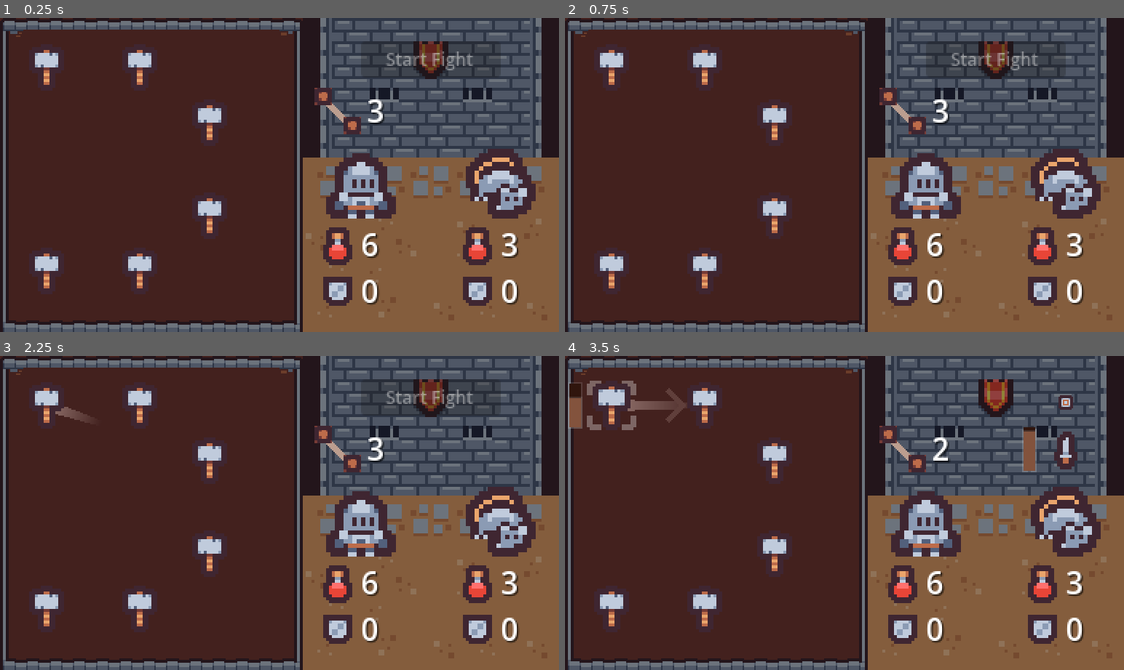
Above: before the commit, frames 1-4 (two rows, left to right).
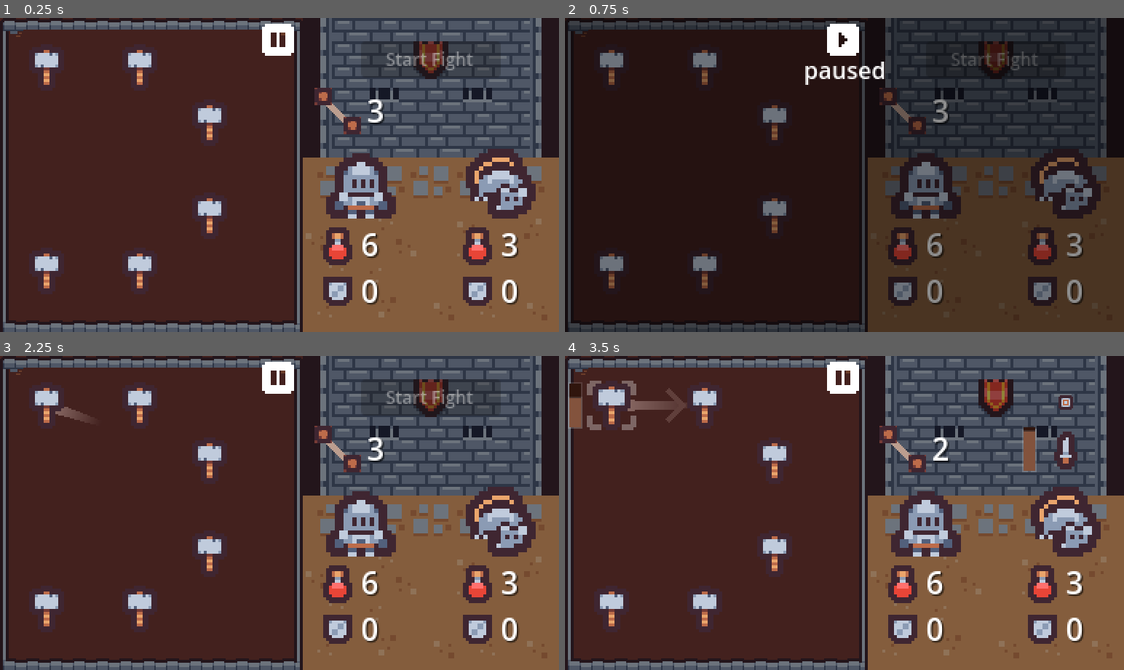
Above: after the commit, the same moments.

Repository: guladam/kenney_jam_2024
Game: Godot game, scene res://scenes/run/run.tscn
The game is run twice, just before and just after one commit, with the same random seed, the same clock (stepped at 60 frames per second) and the same inputs.
Inputs (mouse positions are in pixels of both pictures, inside the frame that each line leads up to):
- Up to frame 1 (0.25 s): no input
- Up to frame 2 (0.75 s): click (844, 39) at 0.52 s
- Up to frame 3 (2.25 s): click (279, 377) at 1.27 s; tap Enter at 2 s; drag from (44, 406) to (212, 459) at 2.02 s
- Up to frame 4 (3.5 s): click "Start Fight" at 2.75 s

The runs differ from the first frame. In frame 1, 0.5% of the frame differs, in the area x 46-53%, y 1-13%; in frame 2, 94%, in the area x 0-100%, y 0-100%; in frame 3, 0.5%; in frame 4, 0.5%.

Commit message:
tooltips, content and sfx to go

Diff:
--- a/items/item_stats.gd
+++ b/items/item_stats.gd
@@ -1,17 +1,13 @@
 class_name ItemStats
 extends Resource
 
+@export var id: String
 @export var upgrades: Array[int]
 @export var icon_coordinates: Vector2
 @export var activation_time := 1.0
 
-var id: String
 var player: Character
 var enemy: Character
-
-
-func _init() -> void:
-	id = resource_path.get_file().trim_suffix(".tres")
 
 
 func initialize() -> void:
--- a/items/warrior_axe.tres
+++ b/items/warrior_axe.tres
@@ -5,6 +5,7 @@
 [resource]
 script = ExtResource("1_umiuy")
 damage = 3
+id = "axe"
 upgrades = Array[int]([])
 icon_coordinates = Vector2(10, 9)
 activation_time = 2.5
--- a/items/warrior_hammer.tres
+++ b/items/warrior_hammer.tres
@@ -5,6 +5,7 @@
 [resource]
 script = ExtResource("1_yubbd")
 damage = 1
+id = "hammer"
 upgrades = Array[int]([])
 icon_coordinates = Vector2(9, 9)
 activation_time = 1.0
--- a/items/warrior_shield.tres
+++ b/items/warrior_shield.tres
@@ -5,6 +5,7 @@
 [resource]
 script = ExtResource("1_swbv0")
 amount = 2
+id = "shield"
 upgrades = Array[int]([])
 icon_coordinates = Vector2(5, 8)
 activation_time = 1.5
--- a/scenes/game/game.tscn
+++ b/scenes/game/game.tscn
@@ -11,6 +11,12 @@
 [ext_resource type="PackedScene" uid="uid://cjudnju8uonna" path="res://scenes/enemy_ai/enemy_ai.tscn" id="7_j6eg7"]
 [ext_resource type="Texture2D" uid="uid://c2fy4hmmcaqbc" path="res://assets/background.png" id="9_yptqb"]
 [ext_resource type="Texture2D" uid="uid://ymi0rabpy8sr" path="res://assets/tilemap_packed.png" id="10_42gxs"]
+[ext_resource type="Texture2D" uid="uid://dk67nsgkwshv2" path="res://assets/pause.png" id="11_eit0i"]
+[ext_resource type="Texture2D" uid="uid://ce45nw78pb6rf" path="res://assets/pause_pressed.png" id="12_mkywg"]
+[ext_resource type="Texture2D" uid="uid://cognr0ti2gnn1" path="res://assets/pause_hover.png" id="13_shs4d"]
+[ext_resource type="Texture2D" uid="uid://dwpi7slor2ywy" path="res://assets/play.png" id="14_tfc7i"]
+[ext_resource type="Texture2D" uid="uid://bmdp37x1t7j3q" path="res://assets/play_hover.png" id="15_8cud1"]
+[ext_resource type="Texture2D" uid="uid://dyat68apveapq" path="res://assets/play_pressed.png" id="16_svna1"]
 
 [sub_resource type="LabelSettings" id="LabelSettings_ei01d"]
 line_spacing = 1.0
@@ -27,6 +33,8 @@
 [sub_resource type="AtlasTexture" id="AtlasTexture_pwyos"]
 atlas = ExtResource("10_42gxs")
 region = Rect2(7, 17, 8, 8)
+
+[sub_resource type="LabelSettings" id="LabelSettings_eie2v"]
 
 [node name="Game" type="Node2D"]
 script = ExtResource("1_qvmh4")
@@ -283,6 +291,62 @@
 stretch_mode = 5
 metadata/_edit_lock_ = true
 
+[node name="Pause" type="ColorRect" parent="GameUI"]
+unique_name_in_owner = true
+visible = false
+anchors_preset = 15
+anchor_right = 1.0
+anchor_bottom = 1.0
+grow_horizontal = 2
+grow_vertical = 2
+mouse_filter = 2
+color = Color(0, 0, 0, 0.439216)
+
+[node name="Label" type="Label" parent="GameUI/Pause"]
+layout_mode = 1
+anchors_preset = 5
+anchor_left = 0.5
+anchor_right = 0.5
+offset_left = -28.5
+offset_top = 24.0
+offset_right = 28.5
+offset_bottom = 47.0
+grow_horizontal = 2
+text = "paused"
+label_settings = SubResource("LabelSettings_eie2v")
+horizontal_alignment = 1
+
+[node name="PauseButton" type="TextureButton" parent="GameUI"]
+unique_name_in_owner = true
+process_mode = 3
+anchors_preset = 5
+anchor_left = 0.5
+anchor_right = 0.5
+offset_left = -16.0
+offset_right = 16.0
+offset_bottom = 32.0
+grow_horizontal = 2
+texture_normal = ExtResource("11_eit0i")
+texture_pressed = ExtResource("12_mkywg")
+texture_hover = ExtResource("13_shs4d")
+stretch_mode = 5
+
+[node name="PlayButton" type="TextureButton" parent="GameUI"]
+unique_name_in_owner = true
+process_mode = 3
+visible = false
+anchors_preset = 5
+anchor_left = 0.5
+anchor_right = 0.5
+offset_left = -16.0
+offset_right = 16.0
+offset_bottom = 32.0
+grow_horizontal = 2
+texture_normal = ExtResource("14_tfc7i")
+texture_pressed = ExtResource("16_svna1")
+texture_hover = ExtResource("15_8cud1")
+stretch_mode = 5
+
 [node name="Background" type="CanvasLayer" parent="."]
 layer = -1
 
@@ -310,3 +374,5 @@
 [connection signal="pressed" from="GameUI/StartFightButton" to="GameUI" method="_on_start_fight_button_pressed"]
 [connection signal="pressed" from="GameUI/Tutorial1/MarginContainer/VBoxContainer/Tutorial1Button" to="GameUI" method="_on_tutorial_1_button_pressed"]
 [connection signal="pressed" from="GameUI/Tutorial2/MarginContainer/VBoxContainer/Tutorial2Button" to="GameUI" method="_on_tutorial_2_button_pressed"]
+[connection signal="pressed" from="GameUI/PauseButton" to="GameUI" method="_on_pause_button_pressed"]
+[connection signal="pressed" from="GameUI/PlayButton" to="GameUI" method="_on_play_button_pressed"]
--- a/scenes/game/ui.gd
+++ b/scenes/game/ui.gd
@@ -9,6 +9,9 @@
 @onready var start_fight_button: Button = %StartFightButton
 @onready var tutorial_1: PanelContainer = %Tutorial1
 @onready var tutorial_2: PanelContainer = %Tutorial2
+@onready var pause: ColorRect = %Pause
+@onready var pause_button: TextureButton = %PauseButton
+@onready var play_button: TextureButton = %PlayButton
 
 
 func setup_ui(p_stats: PlayerStats, e_stats: EnemyStats) -> void:
@@ -40,3 +43,17 @@
 
 func _on_tutorial_2_button_pressed() -> void:
 	tutorial_2.hide()
+
+
+func _on_pause_button_pressed() -> void:
+	pause.show()
+	play_button.show()
+	pause_button.hide()
+	get_tree().paused = true
+
+
+func _on_play_button_pressed() -> void:
+	pause.hide()
+	pause_button.show()
+	play_button.hide()
+	get_tree().paused = false
--- a/scenes/upgrade_selector/upgrade.gd
+++ b/scenes/upgrade_selector/upgrade.gd
@@ -38,6 +38,9 @@
 	lost_item = player_stats.items.pick_random()
 	gained_item = item_pool.pick_random()
 
+	while gained_item.id == lost_item.id:
+		gained_item = item_pool.pick_random()
+
 	minus.setup(UpgradeMinusPlus.Type.MINUS, lost_item)
 	plus.setup(UpgradeMinusPlus.Type.PLUS, gained_item)
 
--- a/scenes/upgrade_selector/upgrade_minus_plus.tscn
+++ b/scenes/upgrade_selector/upgrade_minus_plus.tscn
@@ -5,6 +5,7 @@
 [ext_resource type="Texture2D" uid="uid://ymi0rabpy8sr" path="res://assets/tilemap_packed.png" id="3_k7h07"]
 
 [sub_resource type="AtlasTexture" id="AtlasTexture_nyn7i"]
+resource_local_to_scene = true
 atlas = ExtResource("3_k7h07")
 region = Rect2(128, 128, 16, 16)
 
--- a/scenes/upgrade_selector/upgrade_selector.tscn
+++ b/scenes/upgrade_selector/upgrade_selector.tscn
@@ -1,7 +1,10 @@
-[gd_scene load_steps=3 format=3 uid="uid://chtae2x85bj7u"]
+[gd_scene load_steps=4 format=3 uid="uid://chtae2x85bj7u"]
 
 [ext_resource type="Texture2D" uid="uid://djfoysumpemix" path="res://assets/upgrade_background.png" id="1_tvu08"]
 [ext_resource type="Script" path="res://scenes/upgrade_selector/upgrade_selector.gd" id="1_vpaxk"]
+
+[sub_resource type="LabelSettings" id="LabelSettings_r6g4w"]
+shadow_color = Color(0, 0, 0, 0.607843)
 
 [node name="UpgradeSelector" type="Control"]
 layout_mode = 3
@@ -39,3 +42,21 @@
 offset_right = 368.0
 offset_bottom = 136.0
 theme_override_constants/separation = 32
+
+[node name="Label" type="Label" parent="."]
+layout_mode = 1
+anchors_preset = 8
+anchor_left = 0.5
+anchor_top = 0.5
+anchor_right = 0.5
+anchor_bottom = 0.5
+offset_left = -115.5
+offset_top = -92.0
+offset_right = 115.5
+offset_bottom = -43.0
+grow_horizontal = 2
+grow_vertical = 2
+text = "Pick an upgrade!
+(hover over items for tooltips)"
+label_settings = SubResource("LabelSettings_r6g4w")
+horizontal_alignment = 1
Binary file added: assets/pause_hover.png
Not shown, added: assets/pause_hover.png.import
Binary file added: assets/pause_pressed.png
Not shown, added: assets/pause_pressed.png.import
Binary file added: assets/play.png
Not shown, added: assets/play.png.import
Binary file added: assets/play_hover.png
Not shown, added: assets/play_hover.png.import
Binary file added: assets/play_pressed.png
Not shown, added: assets/play_pressed.png.import
Not shown: 1 places in scenes/game/game.tscn that only renumber resources
Not shown: 1 places in units/warrior/warrior_stats.tres that only renumber resources
